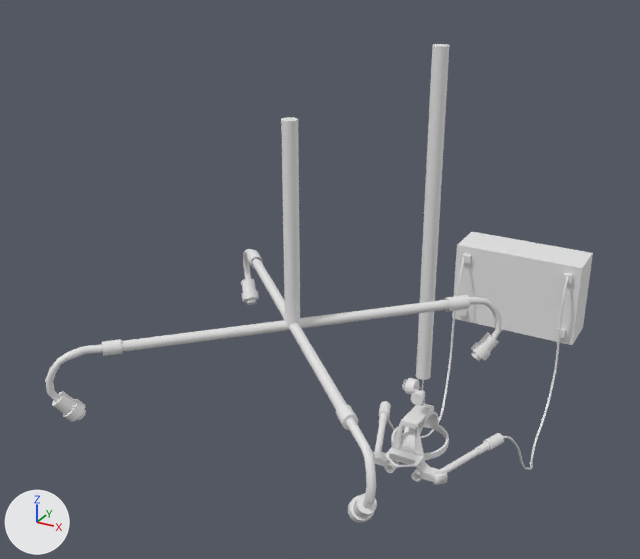
An edit to the Blender file Assets/Models Blender/SOD.blend, drawn before and after from the same camera.
Both versions are drawn from a 50 mm camera at (14.3, -36.4, 27.2) aimed at (-5.2, -1.0, 9.5). The axes (+X, +Y, +Z) are drawn at lower left. The lights are the same throughout.

The first picture shows 'Cube', 'cross bar', 'cross bar.001', 'crossies pole', 'crossies pole.001', 'crossies pole.002', 'headset pole'.
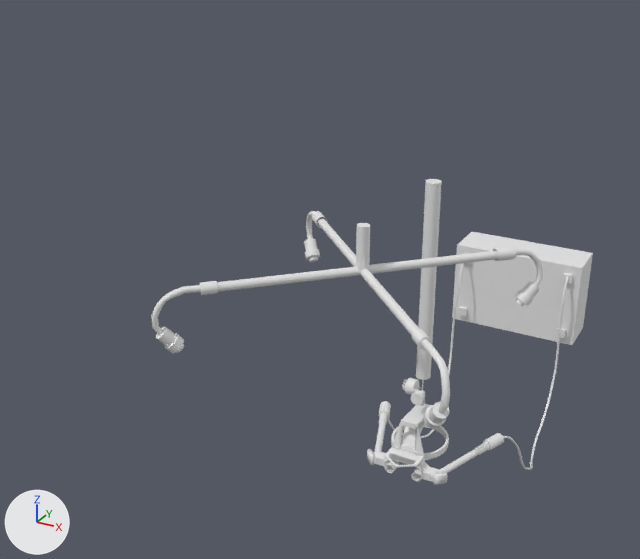
The change in detail:
me_cylinder_019 has 64 vertices, 34 faces and spans x -0.4..0.4, y -0.4..0.4, z -8.2..8.2.
me_cylinder_019 is used by ob_headset_pole; parent ob_head_band; location (-0.0144, 0.355, 12.93).
me_cylinder_019 part 1: the whole mesh is scaled about its middle by (1, 1, 0.627), then moved by (0.0, 0.0, -3.0).
me_cylinder_020 has 64 vertices, 34 faces and spans x -0.27..0.27, y -0.27..0.27, z -3.63..3.63.
me_cylinder_020 is used by ob_crossies_pole; parent ob_head_band; location (-0.0144, -12.43, 16.91).
me_cylinder_020 part 2: the whole mesh is scaled about its middle by (1, 1, 0.264), then moved by (0.0, 0.0, -2.67).
Object 'crossies pole' (ob_crossies_pole) moves from (-0.0144, -12.43, 16.91) to (-0.0144, -6.907, 16.91).

Pixel boxes (x1, y1, x2, y2) of what changed, in the pictures (640 x 559 px):
'cross bar', moved
    before: (102, 295, 470, 356)
    after: (200, 247, 516, 295)
'headset pole', mesh rescaled (23% narrower, 40% shorter)
    before: (416, 44, 450, 380)
    after: (416, 179, 442, 380)
'crossies pole', mesh rescaled, moved (25% narrower, 76% shorter)
    before: (281, 117, 300, 327)
    after: (356, 223, 370, 272)
'cross bar.001', moved
    before: (246, 250, 358, 430)
    after: (312, 211, 432, 350)
'crossies pole.001', moved
    before: (346, 418, 376, 508)
    after: (421, 339, 450, 414)
'crossies pole.002', moved
    before: (45, 344, 103, 402)
    after: (151, 285, 201, 335)
'cross cam 1', moved
    before: (52, 391, 86, 422)
    after: (156, 327, 184, 353)
'cross cam 1.002', moved
    before: (348, 493, 377, 523)
    after: (423, 402, 450, 428)
'cross cam 1.001', moved
    before: (471, 332, 499, 361)
    after: (515, 281, 540, 307)
'crossies pole.003', moved
    before: (469, 297, 502, 339)
    after: (515, 249, 543, 287)
'cross cam 1.003', moved
    before: (241, 279, 259, 305)
    after: (304, 238, 320, 262)
'crossies pole.004', moved
    before: (243, 249, 252, 279)
    after: (306, 211, 316, 239)
